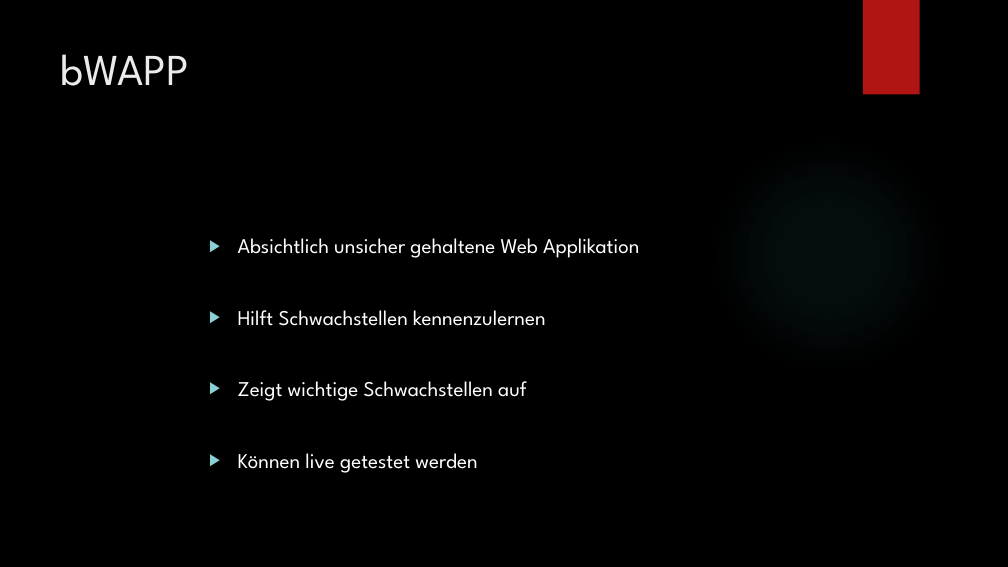
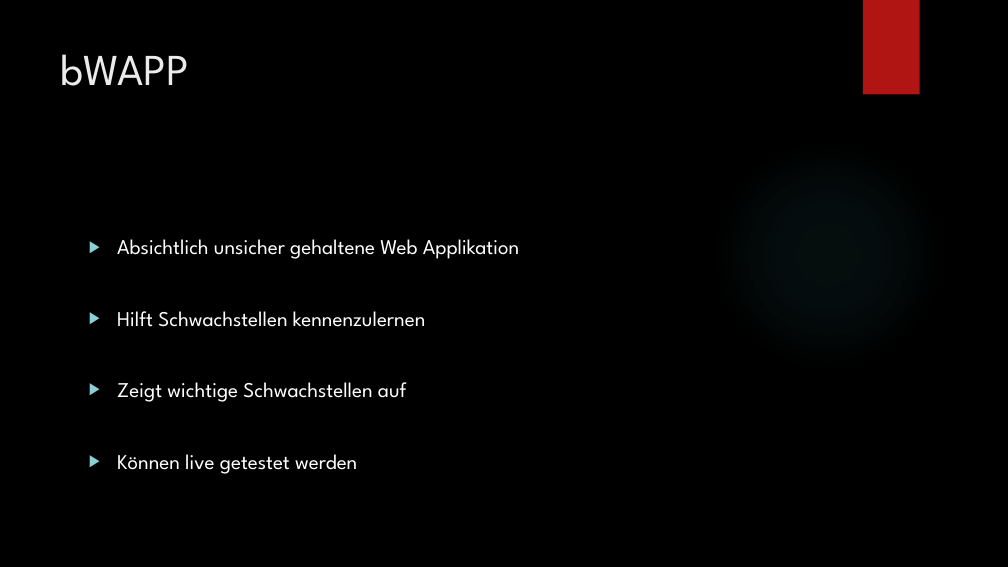
Before and after one commit to lightstalker89/MIT_SAD, a slide deck: slide 3 of second_semester/secure_webdevelopment/grill_lehner_murrent/Präsentation.pptx. Drawn at 1008x567 pixels with LibreOffice and Linux fonts; fonts in the diff are those of the drawing; background and template pictures are left out. Boxes give left, top, right and bottom in pixels: in the first picture for what was removed or moved away, otherwise in the second. Text is boxed around its words. In the diff, an @@ line names an element or a change of style, - is before the commit and + after.

Commit message:
+) Updates Präsentation

```diff
--- a/second_semester/secure_webdevelopment/grill_lehner_murrent/Präsentation.pptx
+++ b/second_semester/secure_webdevelopment/grill_lehner_murrent/Präsentation.pptx
@@ text "Absichtlich unsicher gehaltene Web Applikation": place and size @@
-text "Absichtlich unsicher gehaltene Web Applikation" at box(238, 238, 639, 473)
+text "Absichtlich unsicher gehaltene Web Applikation" at box(117, 239, 519, 474)
```
